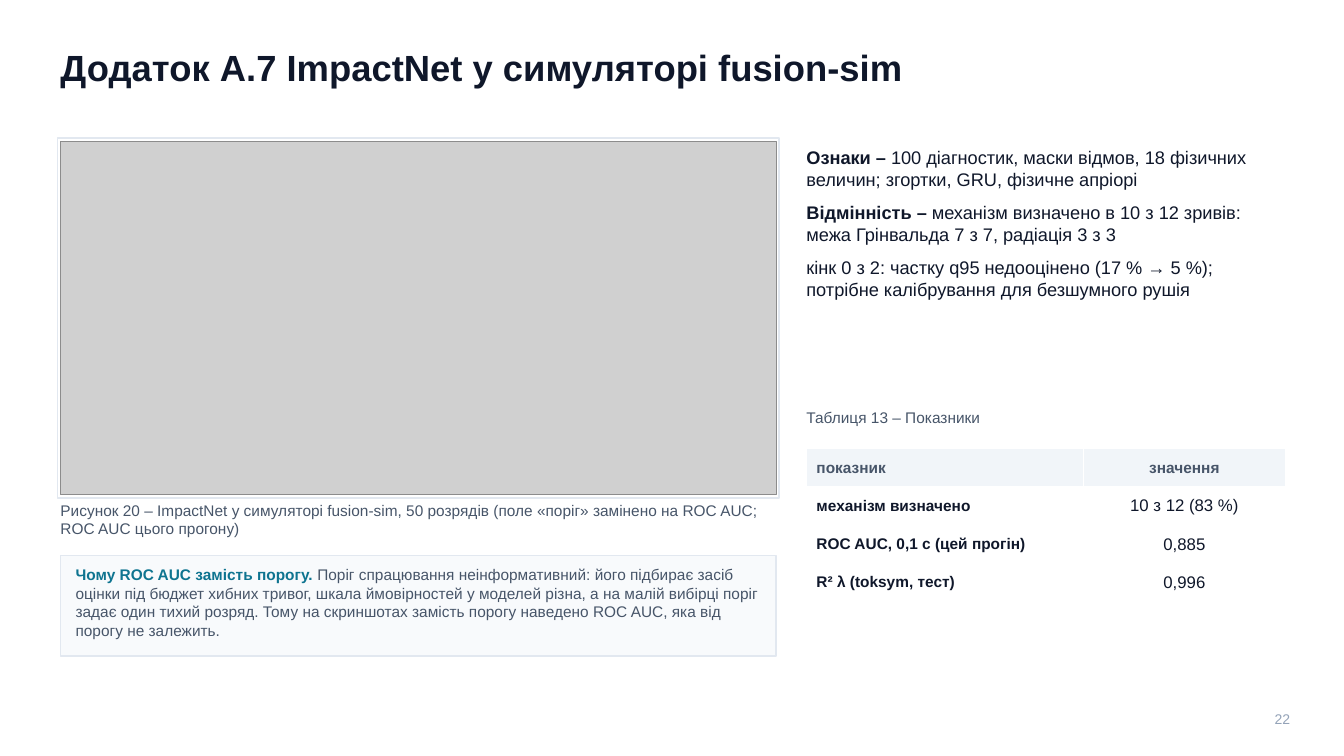
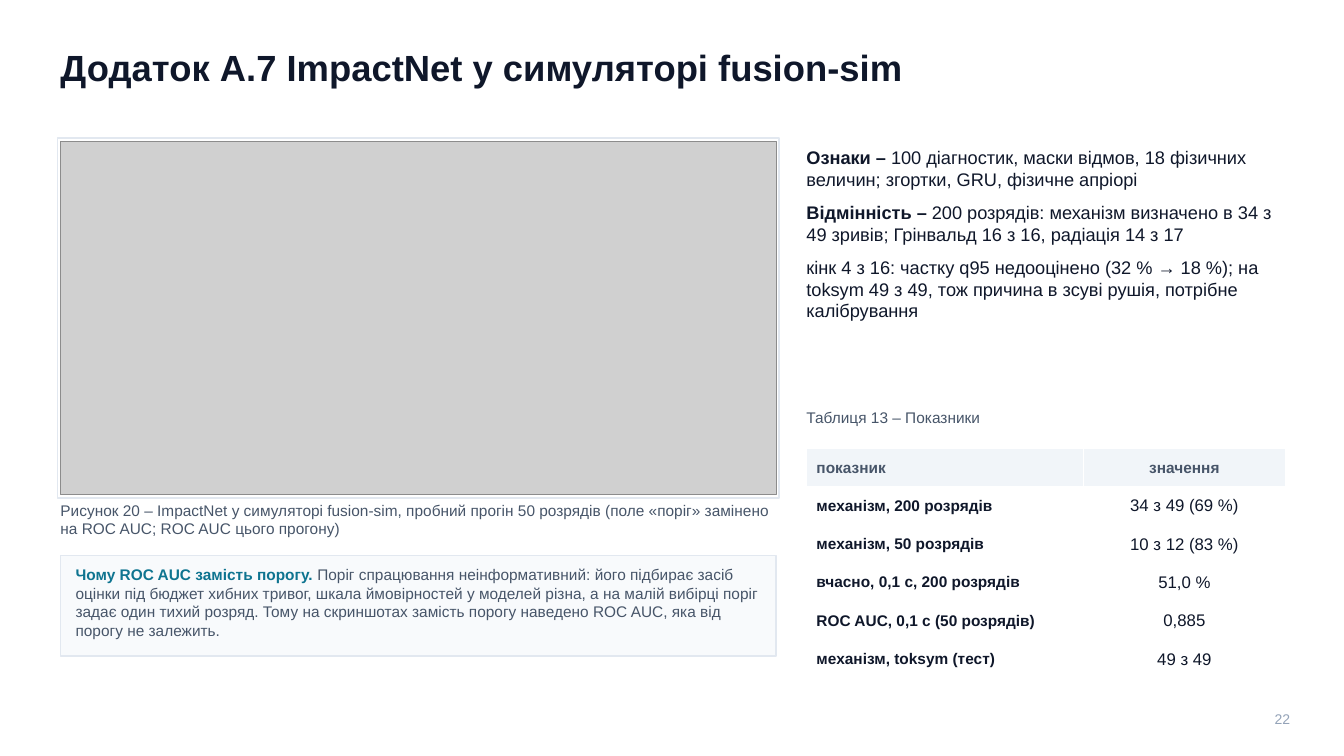
Before and after one commit to llllenah/plasma-disruption-prediction, a slide deck: slide 22 of docs/presentation.pptx. Drawn at 1344x756 pixels with LibreOffice and Linux fonts; fonts in the diff are those of the drawing; grey boxes stand for pictures. Boxes give left, top, right and bottom in pixels: in the first picture for what was removed or moved away, otherwise in the second. Text is boxed around its words. In the diff, an @@ line names an element or a change of style, - is before the commit and + after.

```diff
--- a/docs/presentation.pptx
+++ b/docs/presentation.pptx
@@ text at bbox=[806, 205, 1271, 321]: text changed @@
-Відмінність – механізм визначено в 10 з 12 зривів: межа Грінвальда 7 з 7, радіація 3 з 3
-кінк 0 з 2: частку q95 недооцінено (17 % → 5 %); потрібне калібрування для безшумного рушія
+Відмінність – 200 розрядів: механізм визначено в 34 з 49 зривів; Грінвальд 16 з 16, радіація 14 з 17
+кінк 4 з 16: частку q95 недооцінено (32 % → 18 %); на toksym 49 з 49, тож причина в зсуві рушія, потрібне калібрування
@@ table at bbox=[807, 449, 1286, 679] @@
-row 2: механізм визначено | 10 з 12 (83 %)
-row 3: ROC AUC, 0,1 с (цей прогін) | 0,885
-row 4: R² λ (toksym, тест) | 0,996
+row 2: механізм, 200 розрядів | 34 з 49 (69 %)
+row 3: механізм, 50 розрядів | 10 з 12 (83 %)
+row 4: вчасно, 0,1 с, 200 розрядів | 51,0 %
+row 5: ROC AUC, 0,1 с (50 розрядів) | 0,885
+row 6: механізм, toksym (тест) | 49 з 49
@@ text at bbox=[60, 504, 769, 537]: text changed @@
-Рисунок 20 – ImpactNet у симуляторі fusion-sim, 50 розрядів (поле «поріг» замінено на ROC AUC; ROC AUC цього прогону)
+Рисунок 20 – ImpactNet у симуляторі fusion-sim, пробний прогін 50 розрядів (поле «поріг» замінено на ROC AUC; ROC AUC цього прогону)
```
Also in this commit, not shown: 2 other slides changed, 2 other files.
